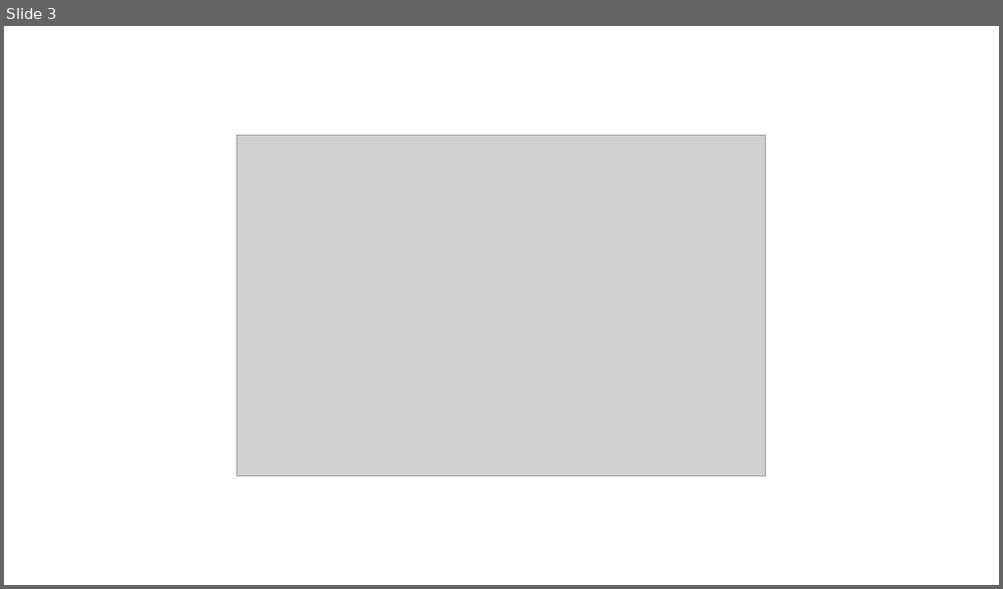
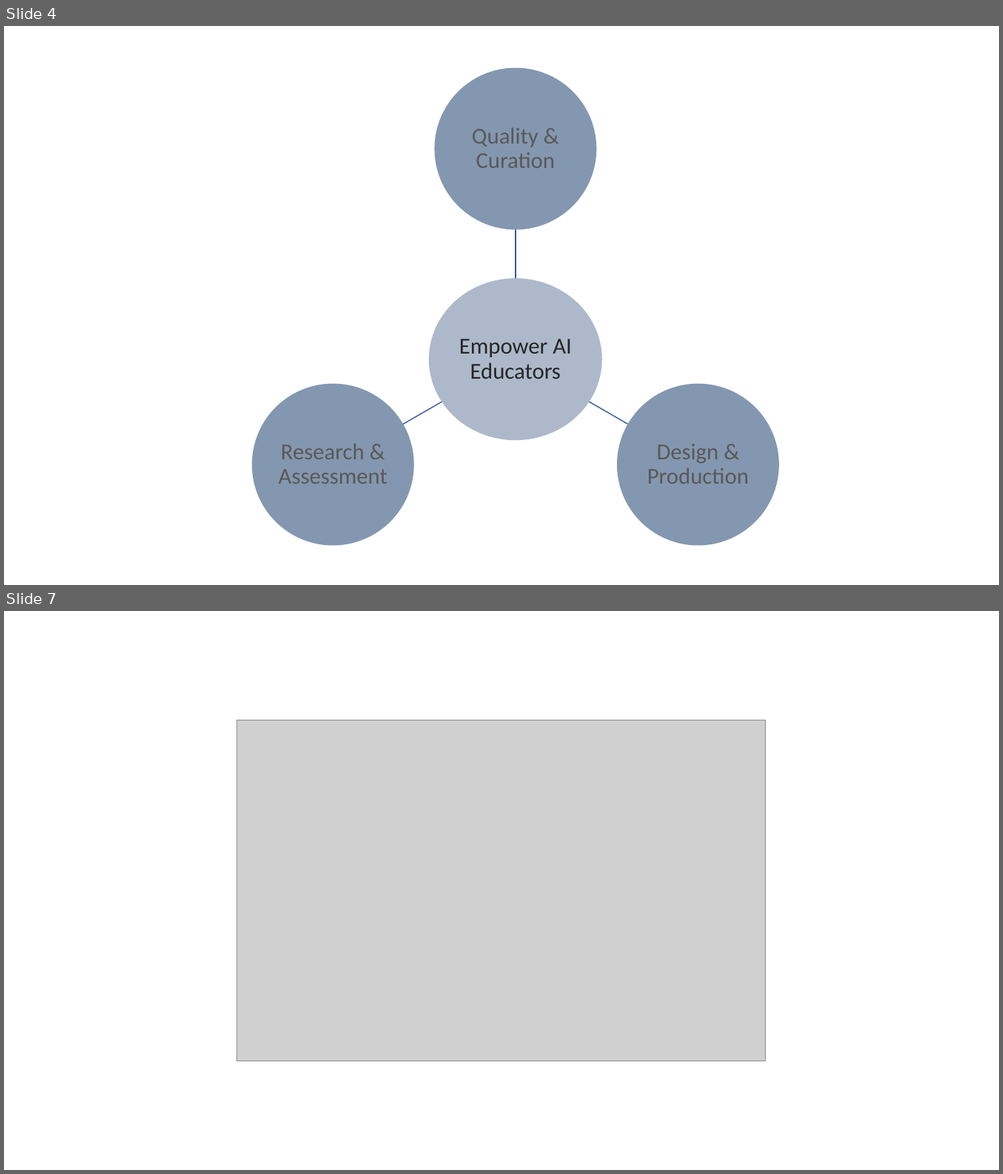
Before and after one commit to PracticumAI-Test/practicum, a slide deck: ai_workshop_presentation.pptx. Shown one above the other, each under a label of ours: slide 3 before the commit, slides 4 and 7 after it; the slides between them are not shown. The pictures are 1003x589 and 1003x1174 pixels, drawn with LibreOffice and Linux fonts; fonts in the diff are those of the drawing; grey boxes stand for pictures. Boxes give left, top, right and bottom in pixels: in the first picture for what was removed or moved away, otherwise in the second. Text is boxed around its words. In the diff, an @@ line names an element or a change of style, - is before the commit and + after.

```diff
--- a/ai_workshop_presentation.pptx
+++ b/ai_workshop_presentation.pptx
@@ slide 4 added at (4, 26, 999, 585), background #FFFFFF @@
@@ group added at (252, 67, 779, 546): 4 ellipses, 4 texts, 3 freeform shapes @@
+Empower AI Educators
+Quality & Curation
+Design & Production
+Research & Assessment
@@ what was slide 3 is now slide 7 @@
```
Also in this commit, not shown: 2 slides changed, 11 other slides added, 7 slides removed.
